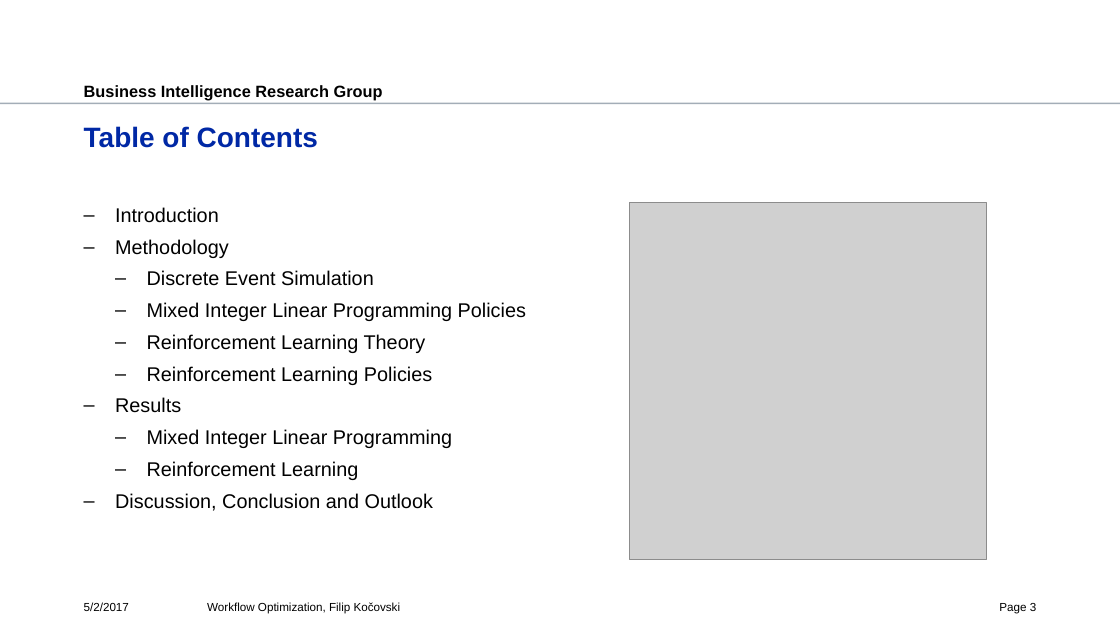
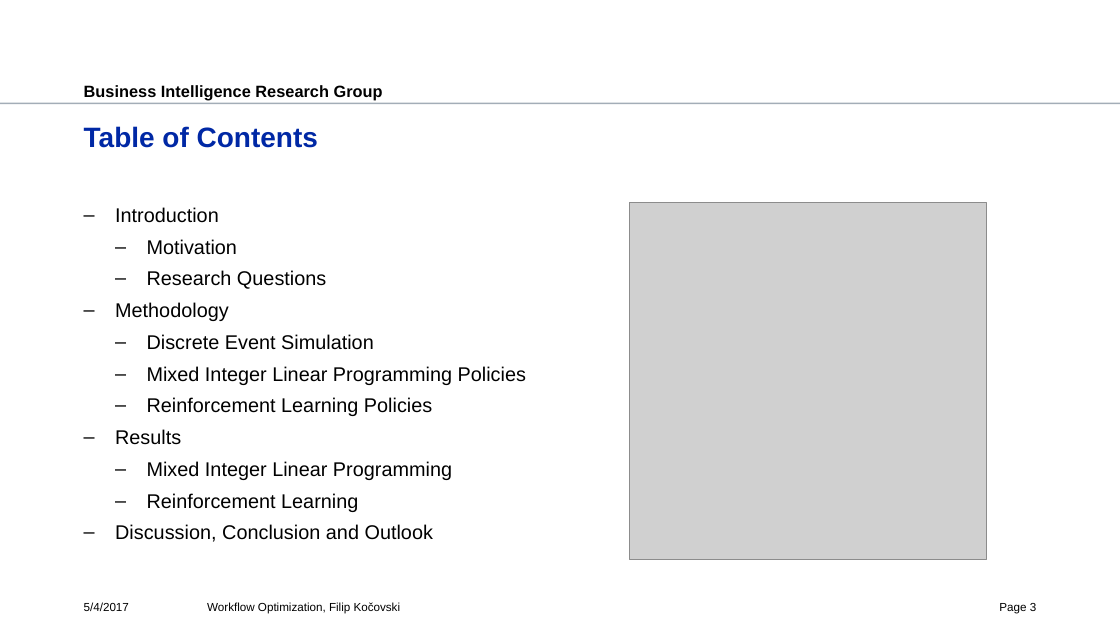
Before and after one commit to fkocovski/mt_presentation, a slide deck: slide 3 of Workflow Optimization.pptx. Drawn at 1120x630 pixels with LibreOffice and Linux fonts; fonts in the diff are those of the drawing; grey boxes stand for pictures; background and template pictures are left out. Boxes give left, top, right and bottom in pixels: in the first picture for what was removed or moved away, otherwise in the second. Text is boxed around its words. In the diff, an @@ line names an element or a change of style, - is before the commit and + after.

```diff
--- a/Workflow Optimization.pptx
+++ b/Workflow Optimization.pptx
@@ text at [147, 239, 326, 289]: paragraphs added @@
+  – Motivation
+  – Research Questions
@@ text at [147, 334, 426, 353]: paragraph removed @@
-  – Reinforcement Learning Theory
@@ text at [84, 602, 129, 611]: text changed @@
-5/2/2017
+5/4/2017
```
Also in this commit, not shown: 34 other slides changed, 8 slides added.
